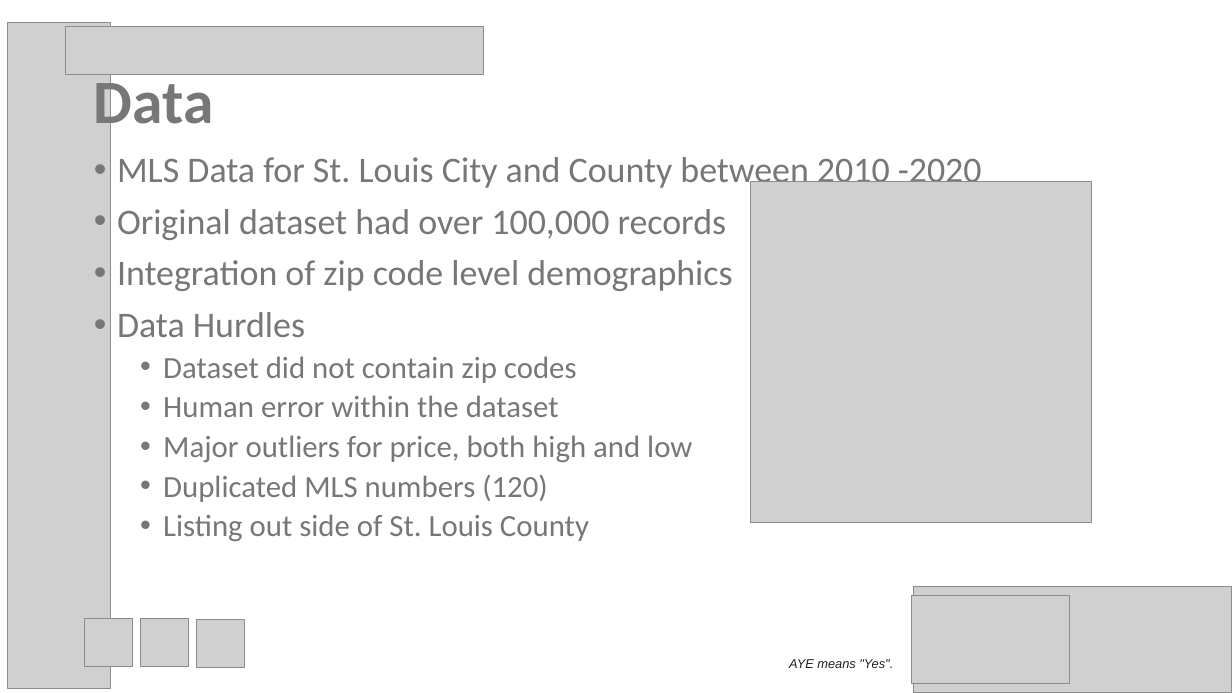
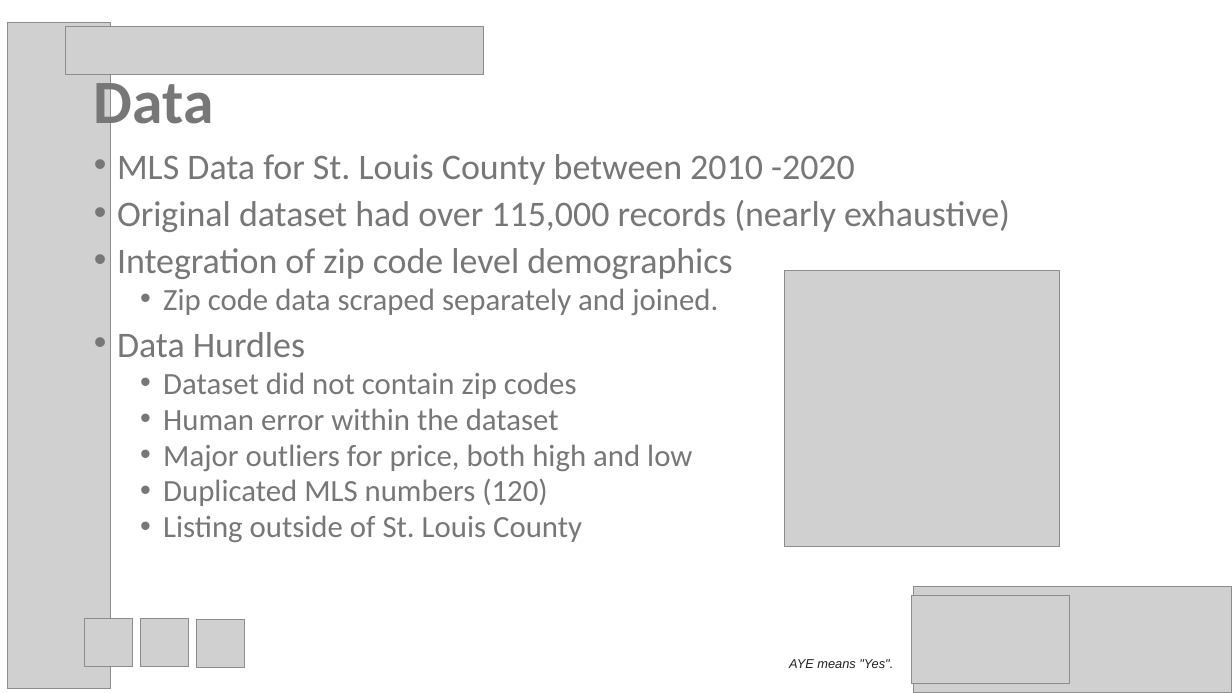
Before and after one commit to psychicesp/AI-AI, a slide deck: slide 5 of Project3_Presentation.pptx. Drawn at 1232x693 pixels with LibreOffice and Linux fonts; fonts in the diff are those of the drawing; grey boxes stand for pictures. Boxes give left, top, right and bottom in pixels: in the first picture for what was removed or moved away, otherwise in the second. Text is boxed around its words. In the diff, an @@ line names an element or a change of style, - is before the commit and + after.

Commit message:
Updated the presentation.

```diff
--- a/Project3_Presentation.pptx
+++ b/Project3_Presentation.pptx
@@ text at [117,154,1010,232]: text changed @@
-• MLS Data for St. Louis City and County between 2010 -2020
-• Original dataset had over 100,000 records
+• MLS Data for St. Louis County between 2010 -2020
+• Original dataset had over 115,000 records (nearly exhaustive)
@@ text at [117,248,732,506]: line spacing 0.9 to 0.8 @@
@@ text at [163,288,718,315]: paragraph added @@
+  • Zip code data scraped separately and joined.
@@ picture: place and size @@
-picture at [750,181,1092,522]
+picture at [785,271,1060,546]
@@ text at [163,515,582,542]: text changed @@
-  • Listing out side of St. Louis County
+  • Listing outside of St. Louis County
```
Also in this commit, not shown: 7 other slides changed, 1 slide added.
